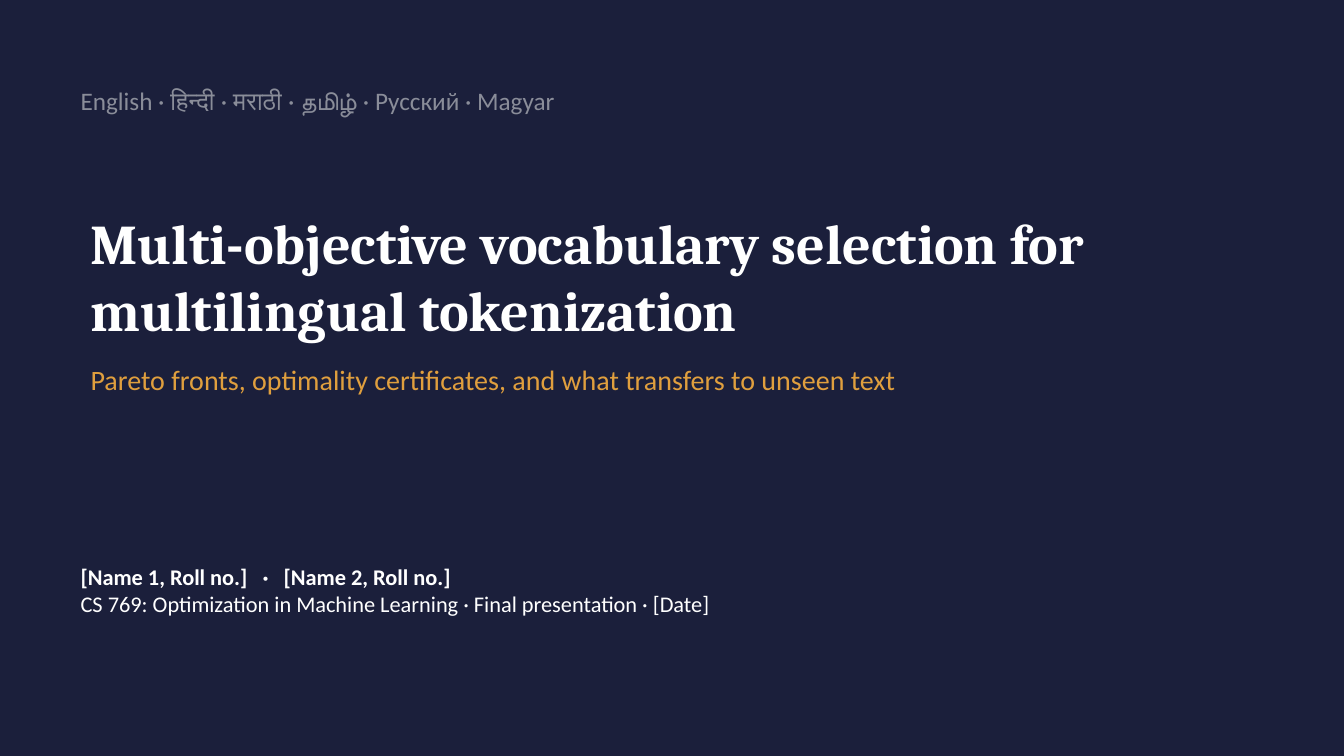
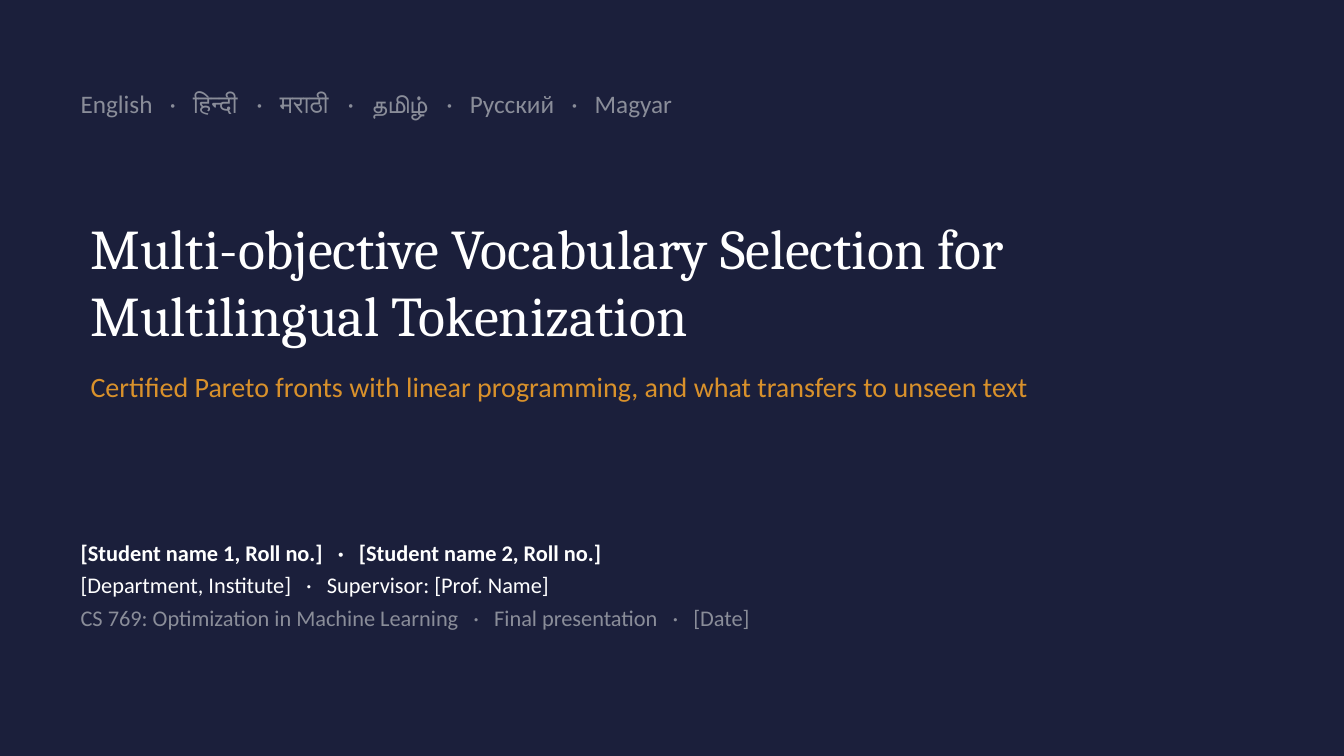
Before and after one commit to n6m9n/769, a slide deck: slide 1 of report/presentation.pptx. Drawn at 1344x756 pixels with LibreOffice and Linux fonts; fonts in the diff are those of the drawing. Boxes give left, top, right and bottom in pixels: in the first picture for what was removed or moved away, otherwise in the second. Text is boxed around its words. In the diff, an @@ line names an element or a change of style, - is before the commit and + after.

```diff
--- a/report/presentation.pptx
+++ b/report/presentation.pptx
@@ text "English · हिन्दी · मराठी ..." rewrapped from [81,91,554,117] to [81,94,672,120] @@
@@ title at [91,229,1004,349]: text changed; bold off @@
-Multi-objective vocabulary selection for multilingual tokenization
+Multi-objective Vocabulary Selection for Multilingual Tokenization
@@ text at [91,377,1027,402]: text changed; text colour #E09F3E to #D9912B @@
-Pareto fronts, optimality certificates, and what transfers to unseen text
+Certified Pareto fronts with linear programming, and what transfers to unseen text
@@ text "[Student name 1, Roll no.] ...": place and size @@
-text "[Student name 1, Roll no.] ..." at [81,568,709,616]
+text "[Student name 1, Roll no.] ..." at [81,544,749,630]
@@ text at [81,544,601,597]: text changed @@
-[Name 1, Roll no.] · [Name 2, Roll no.]
+[Student name 1, Roll no.] · [Student name 2, Roll no.]
+[Department, Institute] · Supervisor: [Prof. Name]
@@ text at [81,610,749,630]: text colour #FFFFFF to #8A8D99 in "CS 769: Optimization in Machine Learning · ..."; more space between paragraphs @@
```
Also in this commit, not shown: 17 other slides changed, 19 slides added, 13 slides removed, 18 other files.
